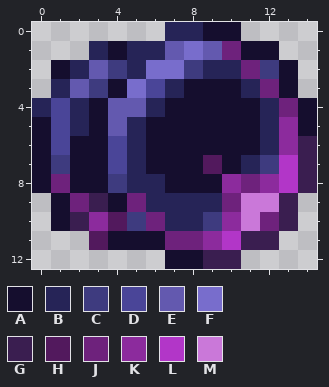
Pixel-art sprite: Content/Items/Yoyos/TheAbbhor.png. This is how it looked before the edit.
The file is 30x26 pixels, drawn in blocks of 2x2; one block is one cell here.
Palette (. is transparent): A #150e2e  B #262457  C #3e3b7f  D #4a4598  E #6359af  F #786dcc  G #3a1e50  H #52195d  J #6e227c  K #8c2b9d  L #b236c8  M #ca78d9
Pixels before, first column x 0:
 0 .......BBAA....
 1 ...BABBEFEJAA..
 2 .ABECBFFCBBJCA.
 3 .BECAFDBAAABJA.
 4 BDBAEEBAAAAABJA
 5 ADBAEBAAAAAABKA
 6 ADAADBAAAAAABKG
 7 ACAADBAAAHABCLG
 8 AJAACBBAAAKJKLG
 9 .AJGAJBBBBJMMG.
10 .AGKHCJBBCKMJG.
11 ...HAAAJJKLGG..
12 .......AAGG....
The same view after the edit:
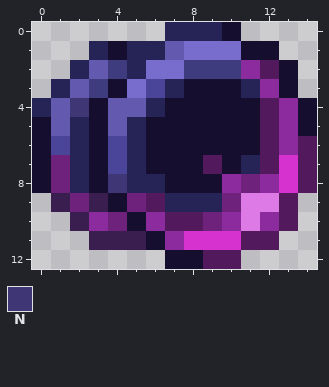
Colours new in this view: N #3e3675
Edits made:
colour L: #b236c8 -> #d532d0
colour M: #ca78d9 -> #de7ae5
y 0: x 9 A -> B
y 1: x 9..10 EJ -> FF
y 2: x 1 A -> .; x 9..12 BBJC -> CCKH
y 3: x 12 J -> K
y 4: x 1..2 DB -> EN; x 12..13 BJ -> HK
y 5: x 1 D -> E; x 12 B -> H
y 6: x 2 A -> B; x 12 B -> H; x 14 G -> H
y 7: x 1..2 CA -> JB; x 12 C -> H; x 14 G -> H
y 8: x 2 A -> B; x 4 C -> N; x 14 G -> H
y 9: x 1 A -> G; x 6 B -> H; x 13 G -> H
y 10: x 1 A -> .; x 4..9 HCJBBC -> JAKHHJ; x 12..13 JG -> KH
y 11: x 3..5 HAA -> GGG; x 7..9 JJK -> KLL; x 11..12 GG -> HH
y 12: x 9..10 GG -> HH
